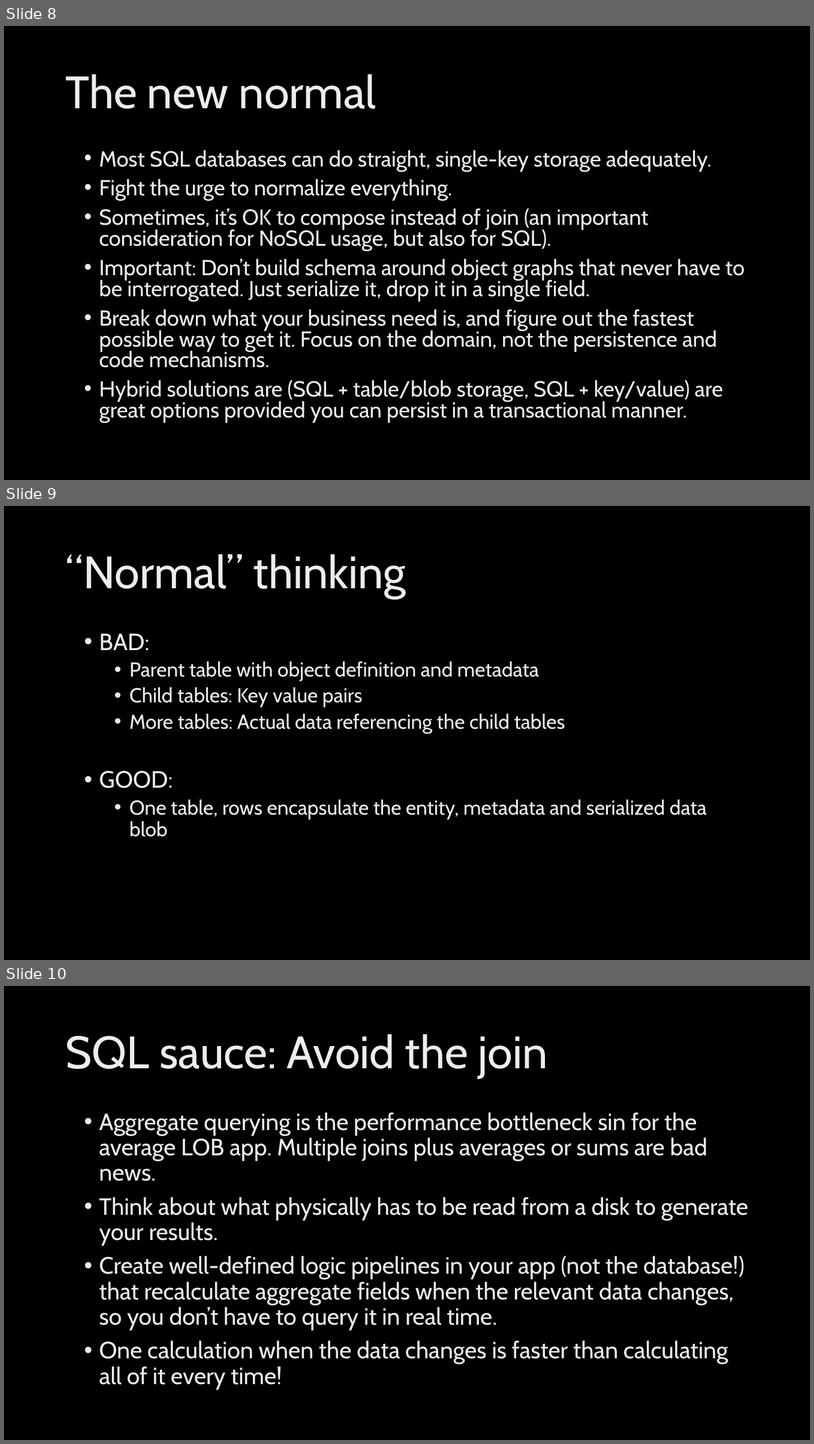
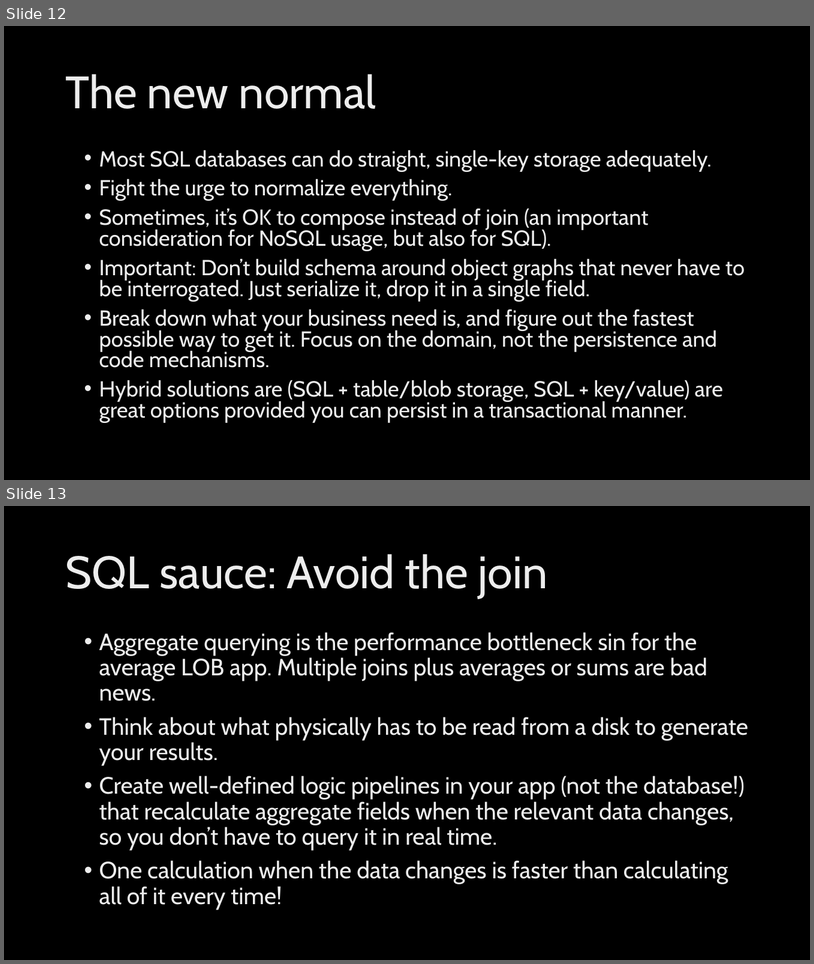
Before and after one commit to jeffputz/presentations, a slide deck: Architecture Without Data Drama.pptx. Shown one above the other, each under a label of ours: slides 8, 9 and 10 before the commit, slides 12 and 13 after it. The pictures are 814x1444 and 814x964 pixels, drawn with LibreOffice and Linux fonts; fonts in the diff are those of the drawing; background and template pictures are left out. Boxes give left, top, right and bottom in pixels: in the first picture for what was removed or moved away, otherwise in the second. Text is boxed around its words. In the diff, an @@ line names an element or a change of style, - is before the commit and + after.

```diff
--- a/Architecture Without Data Drama.pptx
+++ b/Architecture Without Data Drama.pptx
@@ slide 9 removed at (x1=4, y1=506, x2=810, y2=960), background picture (left out) @@
@@ title removed at (x1=65, y1=554, x2=407, y2=598) @@
-“Normal” thinking
@@ text removed at (x1=99, y1=633, x2=707, y2=837) @@
-• BAD:
-  • Parent table with object definition and metadata
-  • Child tables: Key value pairs
-  • More tables: Actual data referencing the child tables
-• GOOD:
-  • One table, rows encapsulate the entity, metadata and serialized data blob
@@ what was slide 8 is now slide 12 @@
@@ what was slide 10 is now slide 13 @@
```
Also in this commit, not shown: 6 slides changed, 4 slides added.
